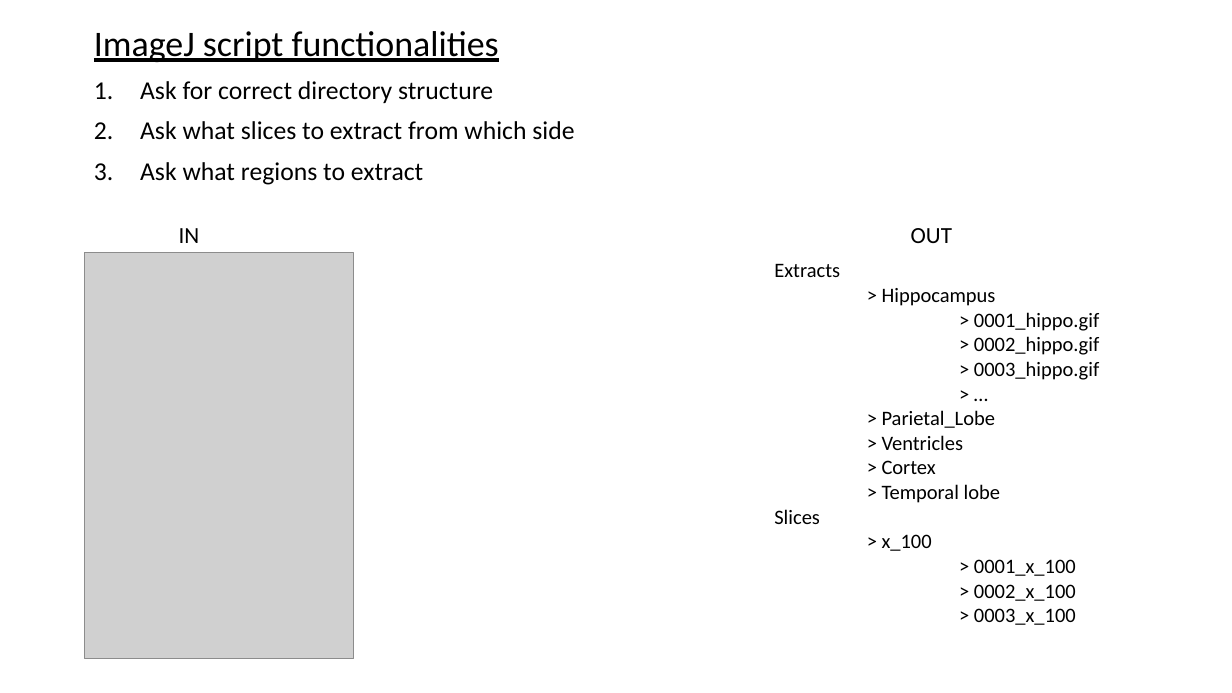
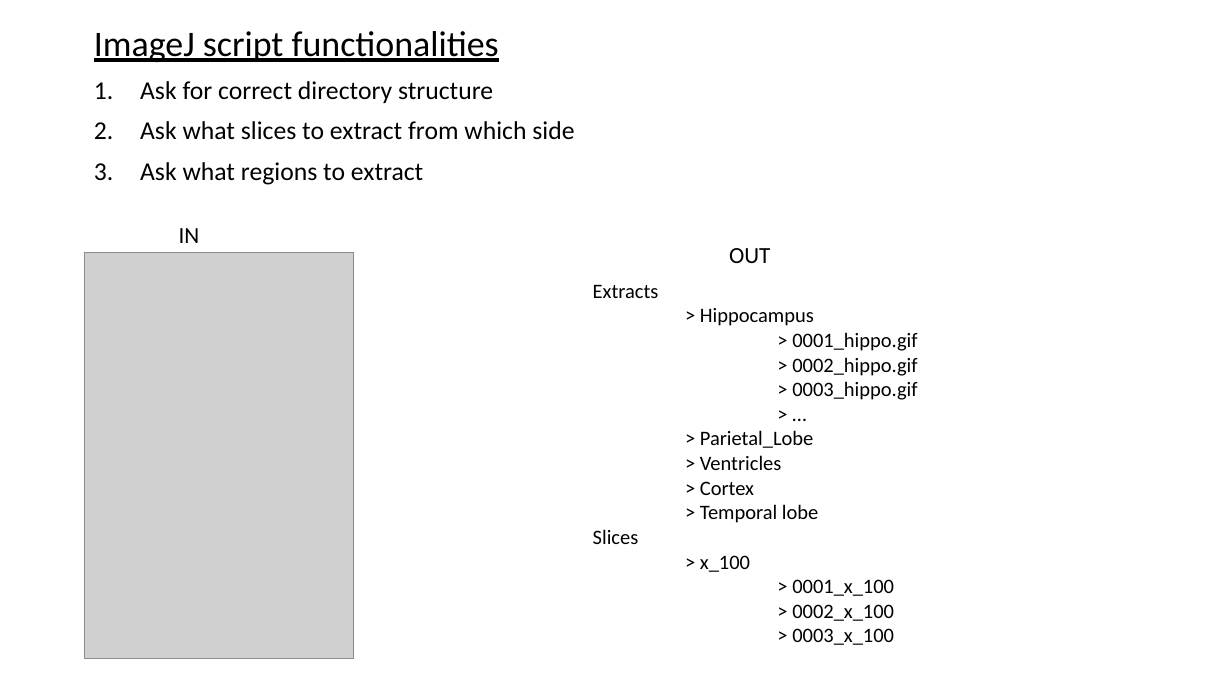
Before and after one commit to tamap94/ds-capstone-alzheimers-, a slide deck: slide 10 of Image_Processing_Info.pptx. Drawn at 1232x693 pixels with LibreOffice and Linux fonts; fonts in the diff are those of the drawing; grey boxes stand for pictures. Boxes give left, top, right and bottom in pixels: in the first picture for what was removed or moved away, otherwise in the second. Text is boxed around its words. In the diff, an @@ line names an element or a change of style, - is before the commit and + after.

Commit message:
pptx to pdf

```diff
--- a/Image_Processing_Info.pptx
+++ b/Image_Processing_Info.pptx
@@ text "OUT": place and size @@
-text "OUT" at box(911, 228, 952, 243)
+text "OUT" at box(729, 248, 770, 263)
@@ text "Extracts": place and size @@
-text "Extracts" at box(774, 264, 1099, 625)
+text "Extracts" at box(593, 285, 917, 645)
```
Also in this commit, not shown: 1 slide removed, 6 other files.
